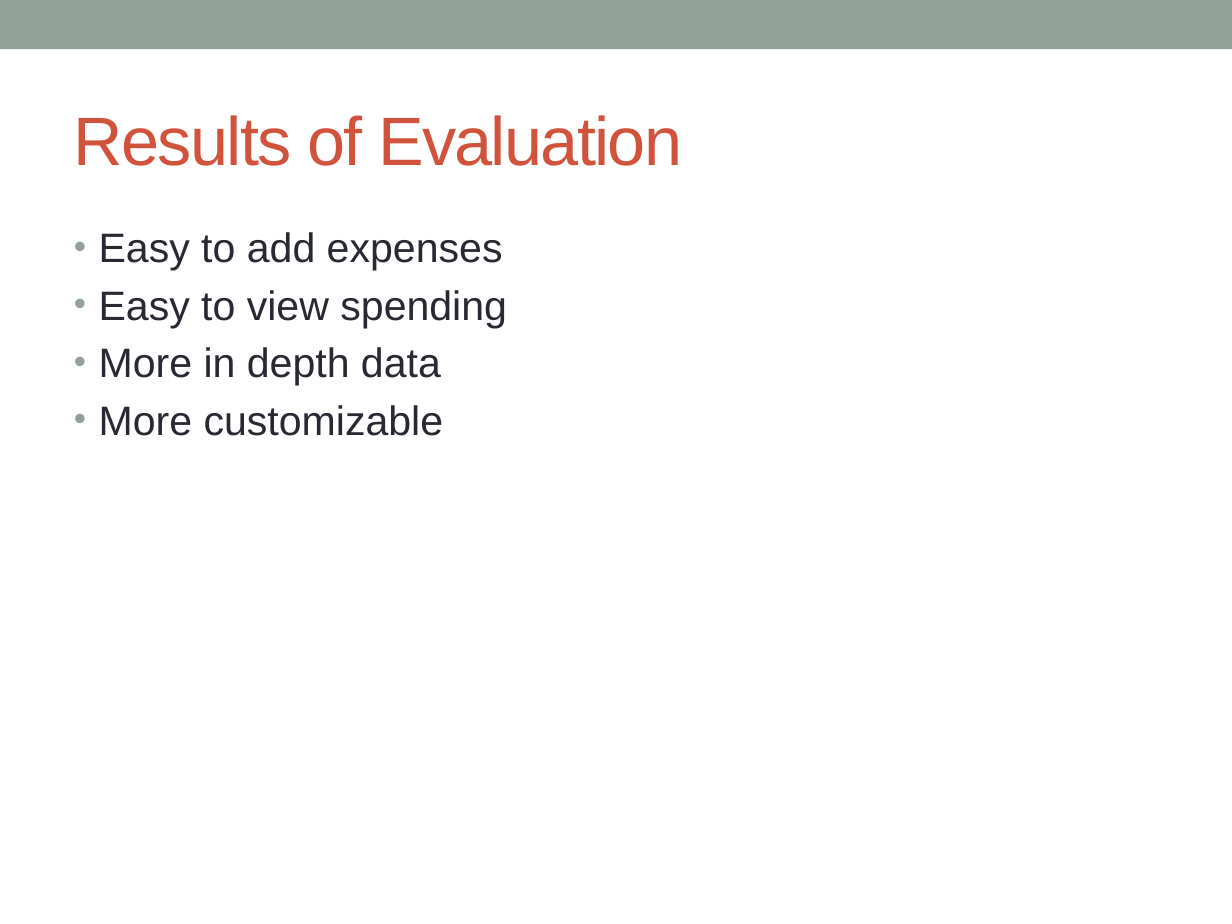
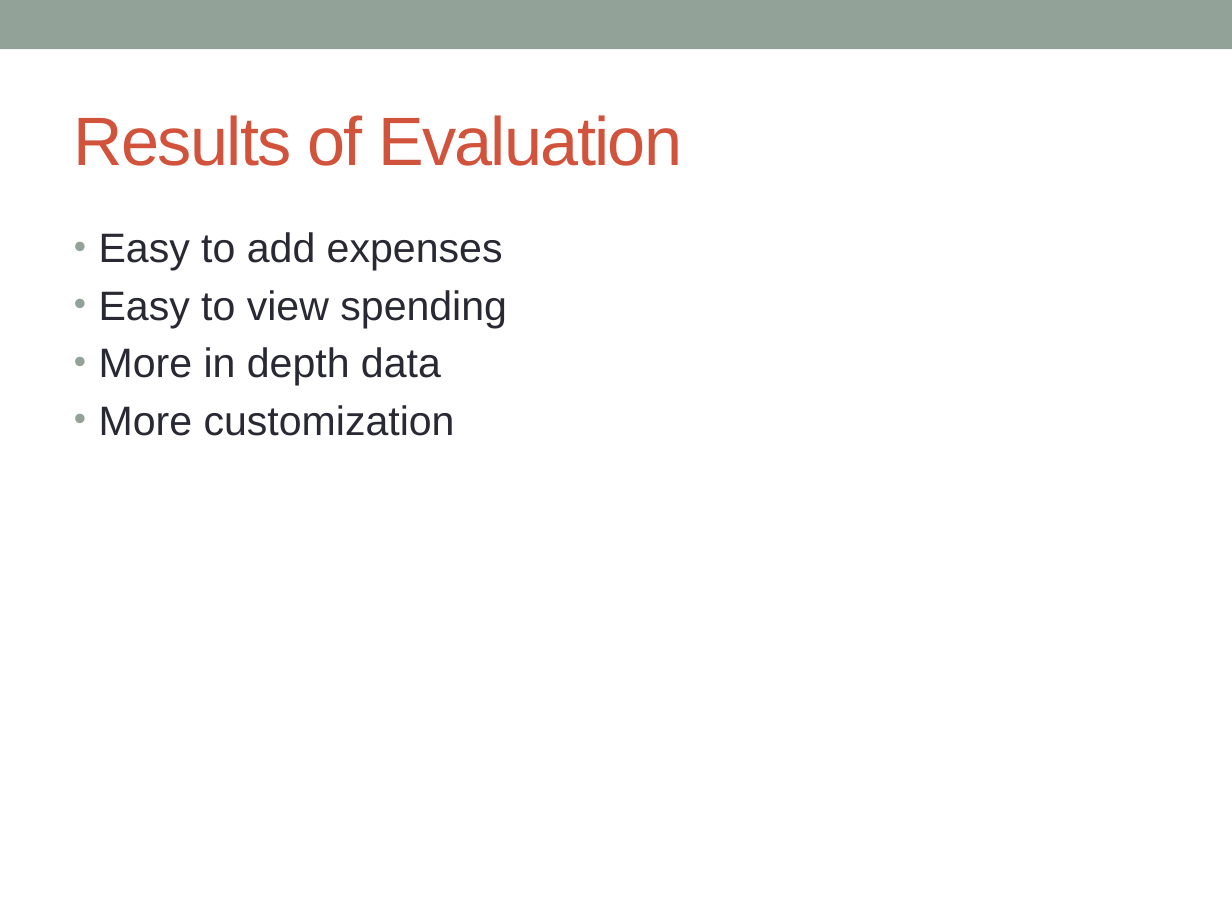
Before and after one commit to ChrisPenner/CMPT481, a slide deck: slide 8 of evals-and-rec/Presentation/Presentation.pptx (slide 7 before the commit). Drawn at 1232x924 pixels with LibreOffice and Linux fonts; fonts in the diff are those of the drawing. Boxes give left, top, right and bottom in pixels: in the first picture for what was removed or moved away, otherwise in the second. Text is boxed around its words. In the diff, an @@ line names an element or a change of style, - is before the commit and + after.

```diff
--- a/evals-and-rec/Presentation/Presentation.pptx
+++ b/evals-and-rec/Presentation/Presentation.pptx
@@ text at <box>99,405,455,436</box>: text changed @@
-• More customizable
+• More customization
```
Also in this commit, not shown: 5 other slides changed, 2 slides added, 1 slide removed.
